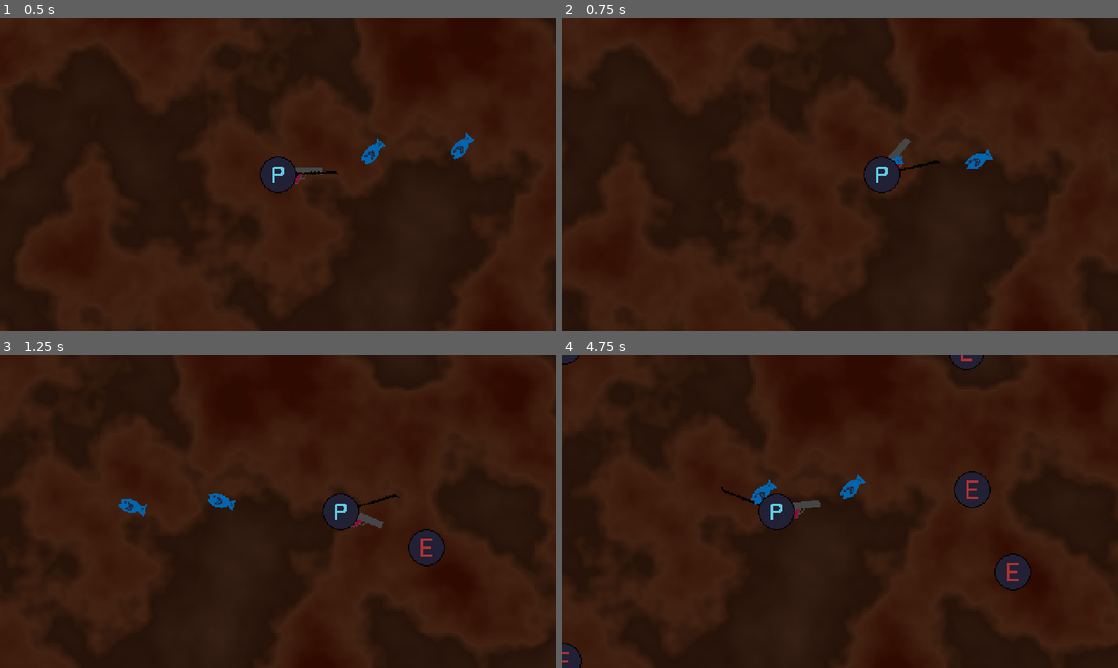
Above: before the commit, frames 1-4 (two rows, left to right).
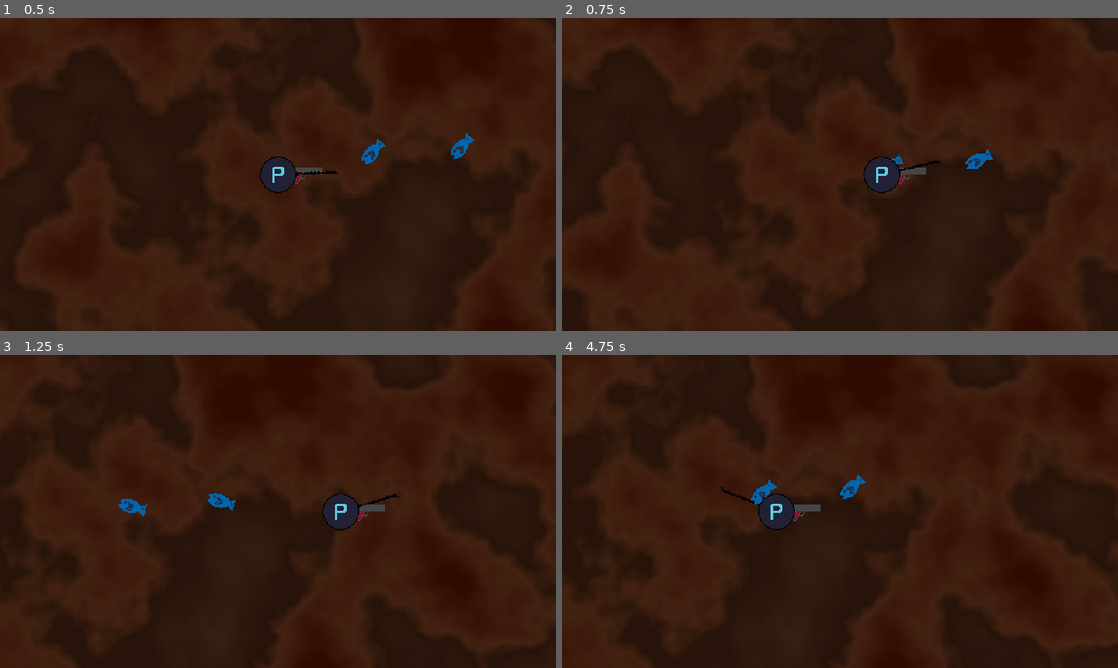
Above: after the commit, the same moments.

Repository: BaldurThor/CGDD
Game: Godot game, scene res://scenes/main.tscn
Two runs of this game, one before a commit and one after it. Both use one fixed random seed, a clock stepped at 60 frames per second and the inputs below.
Inputs (mouse positions are in pixels of both pictures, inside the frame that each line leads up to):
- Up to frame 1 (0.5 s): no input
- Up to frame 2 (0.75 s): tap Enter at 0.5 s; move the mouse to (962, 158) at 0.52 s; hold D (move_right) from 0.53 s (still down)
- Up to frame 3 (1.25 s): keep holding D (move_right)
- Up to frame 4 (4.75 s): move the mouse to (728, 527) at 1.27 s; release D (move_right) at 1.28 s; hold S (move_down) 1.28-2.03 s; move the mouse to (895, 442) at 2.02 s; hold D (move_right) 2.03-2.78 s; move the mouse to (812, 574) at 2.77 s; hold W (move_up) 2.78-3.53 s; move the mouse to (1006, 558) at 3.52 s; hold A (move_left) from 3.53 s (still down); move the mouse to (673, 464) at 4.27 s

Frame 1 is identical in both runs. In frame 2, 0.2% of the frame differs, in the area x 58-66%, y 38-54%; in frame 3, 0.8%; in frame 4, 1.9%, in the area x 0-85%, y 0-100%.

Commit message:
add a way to disable enemy spwans

Diff:
--- a/scenes/main.tscn
+++ b/scenes/main.tscn
@@ -19,6 +19,7 @@
 [node name="Enemies" type="Node" parent="."]
 script = ExtResource("7_xjop3")
 enemy_scene = ExtResource("2_wwxhn")
+enabled = false
 enemy_type = ExtResource("3_uj6jn")
 
 [node name="Fish_spawer" type="Node" parent="."]
--- a/scripts/enemies.gd
+++ b/scripts/enemies.gd
@@ -2,6 +2,8 @@
 class_name Enemies
 
 @export var enemy_scene: PackedScene
+
+@export var enabled : bool = true
 
 @export var enemy_type: EnemyType:
 	set(value):
@@ -10,6 +12,9 @@
 
 func _on_enemy_timer_timeout() -> void:
 	# Create a new instance of the Mob scene.
+	if not enabled:
+		return
+
 	var enemy = enemy_scene.instantiate()
 
 	# Choose a random location on the SpawnPath.
